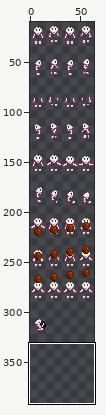
One commit to this sprite sheet: [LittleNPC] The Farmer's Children Art - Deluxe/assets/Characters/Female/Abigail/Skin/Vanilla.png. The first picture is a wide view before the edit; the outline marks the close-up.
Close-up. Old version:
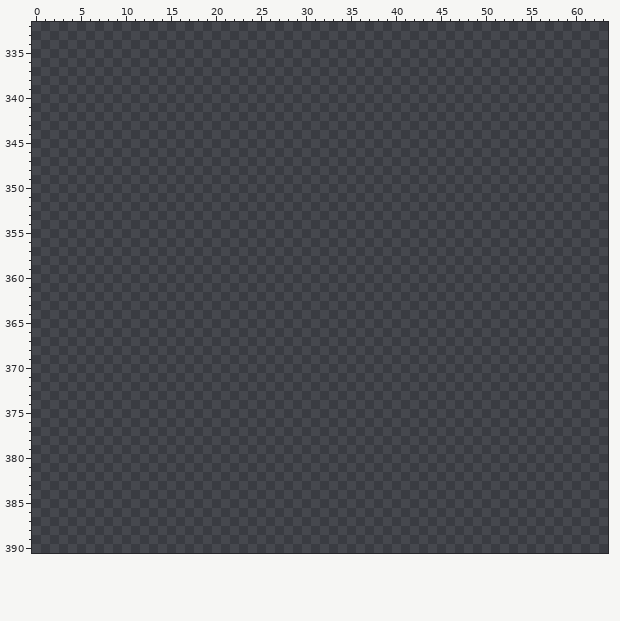
The file is 64x416 pixels. Pixels under 10% opacity are left out. Colours within 5 levels of each other are drawn and written as one. Shown: x 0..63, y 332..390. The wide view leaves out empty margins. The commit also changed other parts of the picture, which this record leaves out.
Once edited:
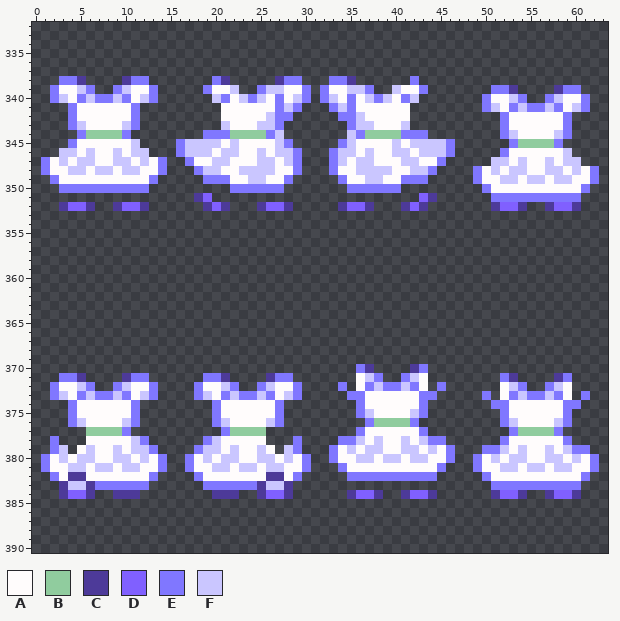
Palette (. is transparent): A #fffcfc  B #90cc9e  C #4d3a99  D #8060ff  E #8077ff  F #cac6ff
What changed:
Changed rows in their new state; - is an unchanged pixel.
first column x 1:
338 --EEC----CEE-------EC-----CEE---EEC------E--------------------
339 -EAAFE--EFAAE-----EAAF--EFFAAE-EAAFFE--FAAE-------EEC----CEE--
340 -EFAEFEEFEAFE------FEAFEFAEAFE-EFAEAFEFAEF-------EAAFE--EFAAE-
341 ---EAAAAAAE---------AAAAAAEFE---EFEAAAAAA--------EFAEFEEFEAFE-
342 ---EAAAAAAE---------AAAAAFEE-----EEFAAAAA----------EAAAAAAE---
343 ---EFAAAAFE---------FAAAFFE-------EFFAAAF----------EAAAAAAE---
344 ----EBBBBE--------EEEBBBBEF-------FEBBBBEEE--------EFAAAAFE---
345 ---EAAAAAAF----EFFFFAFAAAAFE-----EFAAAAFAFFFFE------EBBBBE----
346 --FFAFAAFAFF---EFFFAFFAAFAFFE---EFFAFAAFFAFFFE-----EAAAAAAF---
347 EAFAFFAAFFAFAE--EAAFFAAAFFAFE---EFAFFAAAFFAAE-----FFAFAAFAFF--
348 EAAFFAFFAFFAAE---EFFAAFFFFAAE---EAAFFFFAAFFE----EAFAFFAAFFAFAE
349 -EAAAAAAAAAAE-----EEEAAFFAAE-----EAAFFAAEEE-----EAAFFAFFAFFAAE
350 --EEEEEEEEEE---------EEEEEE-------EEEEEE---------EAAAAAAAAAAE-
351 -----------------CD-----------------------DC------EEEEEEEEEE--
352 --CDDC--CDDC------CDC---CDDC-----CDDC---CDC-------CDDC--CDDC--
first column x 1:
370 -----------------------------------EC----CE-------------------
371 --EEC----CEE------EEC----CEE-------AFE--EFA--------EC----CE---
372 -EAAFE--EFAAE----EAAFE--EFAAE----E-AEFEEFEA-E------AFE--EFA---
373 -EFAEFEEFEAFE----EFAEFEEFEAFE-----EEAAAAAAEE-----E-AEFEEFEA-E-
374 ---EAAAAAAE--------EAAAAAAE--------EAAAAAAE-------EEAAAAAAEE--
375 ---EAAAAAAE--------EAAAAAAE--------EFAAAAFE--------EAAAAAAE---
376 ---EFAAAAFE--------EFAAAAFE---------EBBBBE---------EFAAAAFE---
377 -----BBBBE----------EBBBB----------EAAAAAAE---------EBBBBE----
378 -E---AAAAAFE------EFAAAAA---E----EEFAFAAFAFEE------EAAAAAAE---
379 -EF-AFAAFAFFE----EFFAFAAFA-FE---EAFAFFAAFFAFAE---EEFAFAAFAFEE-
380 EAFAFFAAFFAFAE--EAFAFFAAFFAFAE--EAAFFAFFAFFAAE--EAFAFFAAFFAFAE
381 EAAFFAFFAFFAAE--EAAFFAFFAFFAAE---EAAAAAAAAAAE---EAAFFAFFAFFAAE
382 -EACCAAAAAAAE----EAAAAAAACCAE-----EEEEEEEEEE-----EAAAAAAAAAAE-
383 --CFFCEEEEEE------EEEEEECFFC----------------------EEEEEEEEEE--
384 --CDDC--CCC--------CCC--CDDC------CDDC--CDDC------CDDC--CDDC--
Boxes around the changes in both close-ups, in picture pixels (x1, y1, x2, y2):
added: (41, 76, 599, 211)
added: (41, 364, 599, 499)
